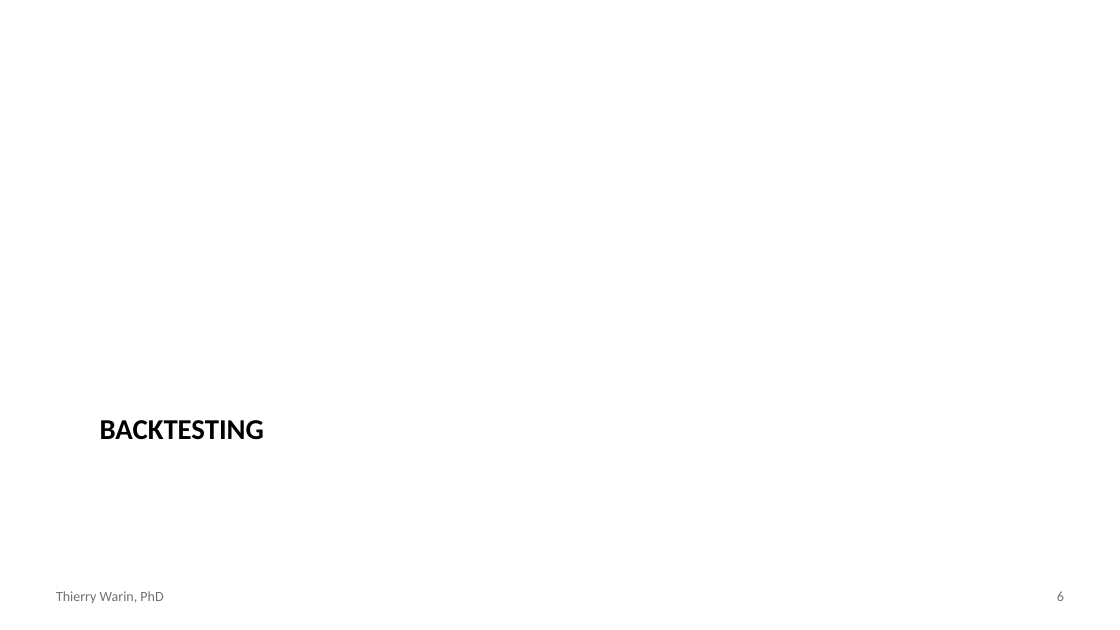
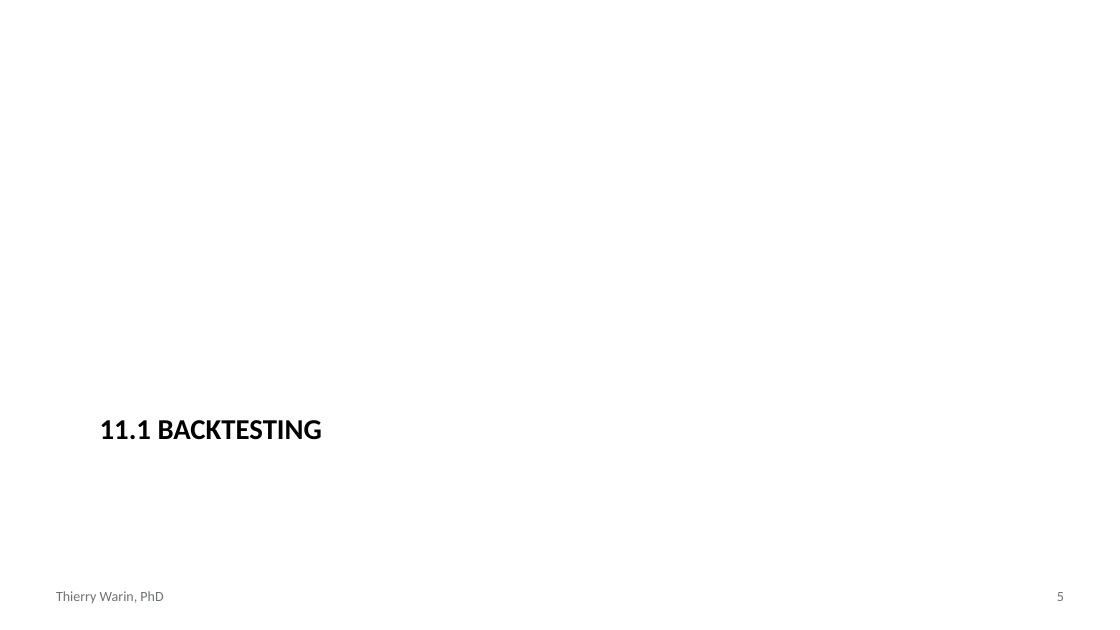
Before and after one commit to warint/quantitative-methods, a slide deck: slide 5 of 11-forecasting-drift-and-governance/slides.pptx (slide 6 before the commit). Drawn at 1120x630 pixels with LibreOffice and Linux fonts; fonts in the diff are those of the drawing. Boxes give left, top, right and bottom in pixels: in the first picture for what was removed or moved away, otherwise in the second. Text is boxed around its words. In the diff, an @@ line names an element or a change of style, - is before the commit and + after.

```diff
--- a/11-forecasting-drift-and-governance/slides.pptx
+++ b/11-forecasting-drift-and-governance/slides.pptx
@@ title at [100, 420, 322, 440]: text changed @@
-BACKTESTING
+11.1 BACKTESTING
@@ page number at [1057, 592, 1064, 601]: text changed @@
-6
+5
```
Also in this commit, not shown: 8 other slides changed, 25 slides added, 15 slides removed, 13 other files.
